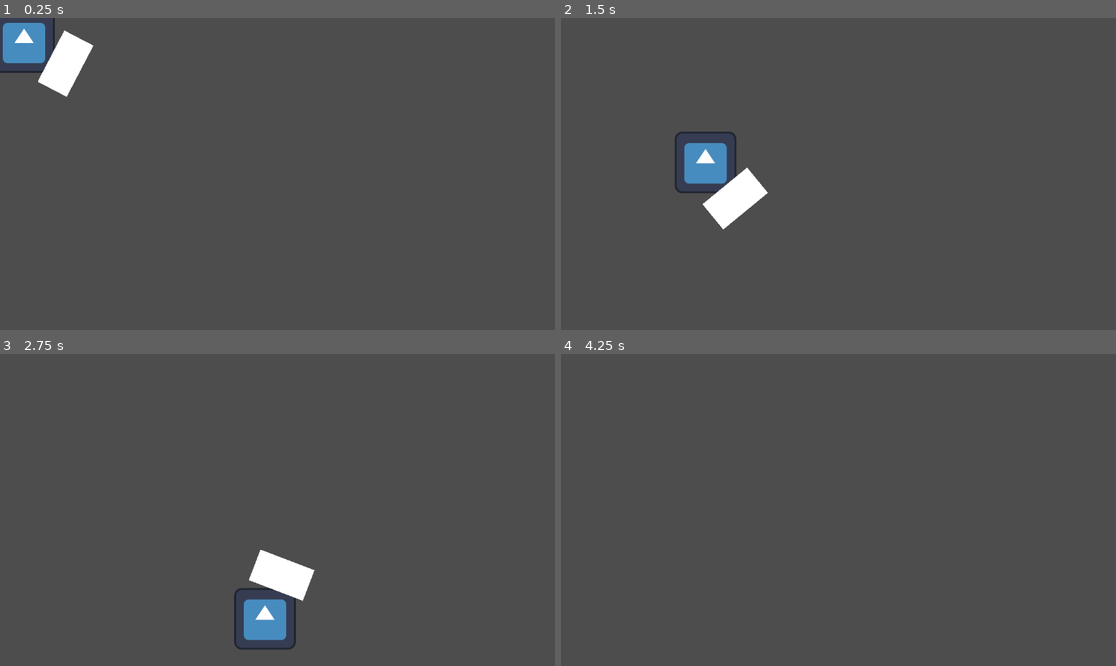
Above: before the commit, frames 1-4 (two rows, left to right).
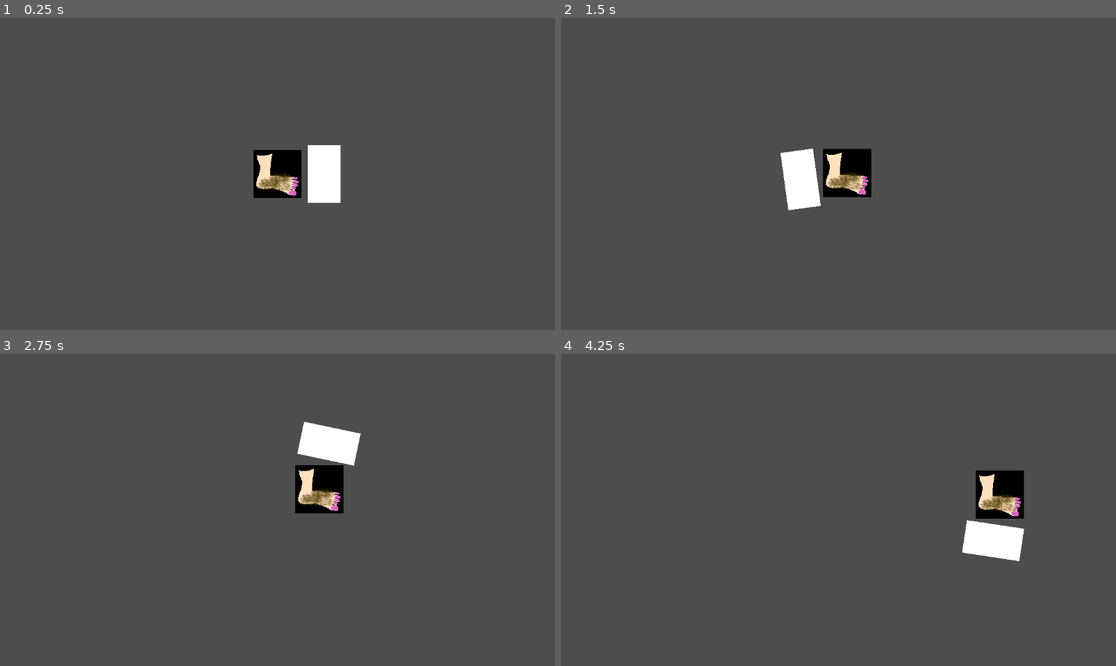
Above: after the commit, the same moments.

Repository: NeonJacketGuy/The-Hobbit-The-Game
Game: Godot game, scene res://scenes/enemies/enemy_base.tscn
Two runs of this game, one before a commit and one after it. Both use one fixed random seed, a clock stepped at 60 frames per second and the inputs below. The project has no main scene, so this scene is started directly. The engine's default icon, where the game draws it, is replaced by a stand-in: a white triangle on a blue panel in a dark square.
Inputs (mouse positions are in pixels of both pictures, inside the frame that each line leads up to):
- Up to frame 1 (0.25 s): no input
- Up to frame 2 (1.5 s): move the mouse to (960, 158) at 0.52 s; move the mouse to (727, 189) at 1.27 s
- Up to frame 3 (2.75 s): move the mouse to (333, 441) at 2.02 s
- Up to frame 4 (4.25 s): move the mouse to (810, 572) at 2.77 s; move the mouse to (1005, 556) at 3.52 s

The runs differ from the first frame. In frame 1, 4.6% of the frame differs, in the area x 0-62%, y 0-60%; in frame 2, 4.8%, in the area x 20-56%, y 36-68%; in frame 3, 4.8%; in frame 4, 2.5%.

Commit message:
added the mechanic to hide as bilbo

Diff:
--- a/project.godot
+++ b/project.godot
@@ -13,6 +13,11 @@
 config/name="The Hobbit-The Game"
 config/features=PackedStringArray("4.6", "Forward Plus")
 config/icon="res://icon.svg"
+
+[global_group]
+
+Player="The player for items and interactibles to check"
+Player_or_NPC="something that the enemies can and will try to attack"
 
 [input]
 
@@ -52,6 +57,11 @@
 , Object(InputEventKey,"resource_local_to_scene":false,"resource_name":"","device":-1,"window_id":0,"alt_pressed":false …(183 unchanged characters)…
 ]
 }
+Hide={
+"deadzone": 0.2,
+"events": [Object(InputEventKey,"resource_local_to_scene":false,"resource_name":"","device":-1,"window_id":0,"alt_pressed":false,"shift_pressed":false,"ctrl_pressed":false,"meta_pressed":false,"pressed":false,"keycode":0,"physical_keycode":4194326,"key_label":0,"unicode":0,"location":0,"echo":false,"script":null)
+]
+}
 
 [physics]
 
--- a/scenes/enemies/enemy_base.tscn
+++ b/scenes/enemies/enemy_base.tscn
@@ -1,25 +1,34 @@
 [gd_scene format=3 uid="uid://cp62qefijf182"]
 
-[ext_resource type="Texture2D" uid="uid://wlbodjxbqix8" path="res://icon.svg" id="1_qty17"]
+[ext_resource type="Texture2D" uid="uid://dumilwiome5ia" path="res://assets/art/enemy_assets/The-Foot.png" id="1_qty17"]
 
 [sub_resource type="GDScript" id="GDScript_qty17"]
 script/source = "extends CharacterBody2D
 class player:
 	pass
 
-@export var move_speed := 200.0
+@export var move_speed := 1
 var is_stabbing := false
 
 func _physics_process(_delta: float) -> void:
 
-	velocity.x = move_speed
-	velocity.y = move_speed
+	var direction_x := get_global_mouse_position().x
+	velocity.x = direction_x * move_speed
+	var direction_y := get_global_mouse_position().y
+	velocity.y = direction_y * move_speed
 
 	move_and_slide()
 
 func _process(_delta: float) -> void:
-		if is_stabbing == false:
-			%Attack.rotation = ( get_global_mouse_position() - global_position).angle() + deg_to_rad(0)
+
+	var position_x = %Attack.global_position.x
+	var position_y = %Attack.global_position.y
+	print(position_x, position_y)
+
+	if is_stabbing == false:
+		%Attack.rotation = ( get_global_mouse_position() - global_position).angle() + deg_to_rad(0)
+
+
 
 func attack():
 	if is_stabbing == true:
@@ -34,7 +43,6 @@
 func _on_attack_timer_timeout() -> void:
 	is_stabbing = false
 	attack()
-
 
 func _on_attack_length_timeout() -> void:
 	%ColorRect.color = Color(1.0, 1.0, 1.0, 1.0)
@@ -59,6 +67,8 @@
 
 [node name="Attack" type="Area2D" parent="." unique_id=2122556564]
 unique_name_in_owner = true
+collision_layer = 2
+collision_mask = 2
 
 [node name="ColorRect" type="ColorRect" parent="Attack" unique_id=1587116832]
 unique_name_in_owner = true
@@ -83,5 +93,8 @@
 wait_time = 0.2
 one_shot = true
 
+[node name="Camera2D" type="Camera2D" parent="." unique_id=1622128189]
+position_smoothing_enabled = true
+
 [connection signal="timeout" from="Attack/Attacking" to="." method="_on_attack_timer_timeout"]
 [connection signal="timeout" from="Attack/AttackLength" to="." method="_on_attack_length_timeout"]
--- a/scenes/player/bilbo.tscn
+++ b/scenes/player/bilbo.tscn
@@ -10,6 +10,9 @@
 var armed := false
 var can_interact := true
 var is_stabbing = false
+var hiding = false
+var have_ring = false
+var visible_to_enemy = 1
 
 func _physics_process(_delta: float) -> void:
 
@@ -21,7 +24,7 @@
 	move_and_slide()
 
 func _process(_delta: float) -> void:
-	 can_interact =! armed
+	can_interact =! armed
 	if Input.is_action_just_pressed(\"Interact\"):
 		if armed == true:
 			pass
@@ -29,7 +32,7 @@
 	if is_stabbing == false:
 		%Sword.rotation = ( get_global_mouse_position() - global_position).angle() + deg_to_rad(0)
 
-func _input(event) -> void:
+func _input(_event) -> void:
 	var direction_x := Input.get_axis(\"Move_Left\",  \"Move_Right\")
 	velocity.x = direction_x * move_speed
 	var direction_y := Input.get_axis(\"Move_Up\",\"Move_Down\")
@@ -57,11 +60,42 @@
 				is_stabbing = true
 
 				%TimeToStab.start()
+	if Input.is_action_just_pressed(\"Hide\"):
+		print(\"attempting to hide\")
+		if hiding == false:
+			hideing()
+	if Input.is_action_just_released(\"Hide\"):
+		print(\"attempting to reveal\")
+		if hiding == true:
+			reveal()
 
 func _on_time_to_stab_timeout() -> void:
 	%CollisionShape2D.position.x -= 5
 	%ColorRect.position.x -= 5
 	is_stabbing = false
+
+func hideing():
+	print(\"hiding\")
+	if have_ring == true:
+		%Sprite2D.visible = false
+		visible_to_enemy = 0
+		hiding = true
+	else:
+		print(\"hidden\")
+		%Sprite2D.modulate = Color(1.0, 1.0, 1.0, 0.5)
+		visible_to_enemy = 0.5
+		hiding = true
+
+func reveal():
+	if have_ring == true:
+		%Sprite2D.visible = true
+		visible_to_enemy = 1
+		hiding = false
+	else:
+		print(\"unhide\")
+		%Sprite2D.modulate = Color(1.0, 1.0, 1.0, 1.0)
+		visible_to_enemy = 1
+		hiding = false
 "
 
 [sub_resource type="CapsuleShape2D" id="CapsuleShape2D_gfavo"]
@@ -69,14 +103,14 @@
 [sub_resource type="RectangleShape2D" id="RectangleShape2D_5208v"]
 size = Vector2(20, 2)
 
-[node name="Bilbo" type="CharacterBody2D" unique_id=1188193354]
+[node name="Bilbo" type="CharacterBody2D" unique_id=1188193354 groups=["Player"]]
 script = SubResource("GDScript_5208v")
-move_speed = null
 
 [node name="Sprite2D" type="Sprite2D" parent="." unique_id=1693926725]
+unique_name_in_owner = true
 texture = ExtResource("1_gfavo")
 
-[node name="CollisionShape2D" type="CollisionShape2D" parent="." unique_id=524170039]
+[node name="BilbosGlutiousMaximus" type="CollisionShape2D" parent="." unique_id=524170039]
 shape = SubResource("CapsuleShape2D_gfavo")
 
 [node name="Sword" type="Area2D" parent="." unique_id=301396952]
@@ -102,6 +136,7 @@
 one_shot = true
 
 [node name="Camera2D" type="Camera2D" parent="." unique_id=1003255397]
+zoom = Vector2(2, 2)
 position_smoothing_enabled = true
 position_smoothing_speed = 2.0
 drag_horizontal_enabled = true
